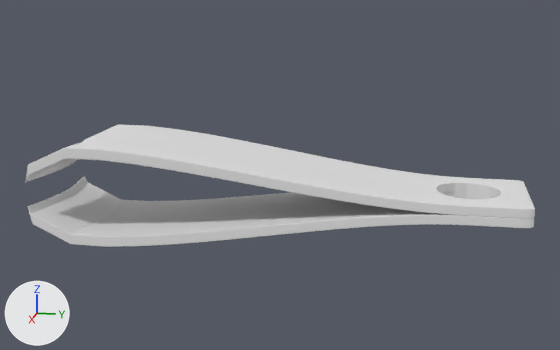
Renders of the Blender file Models/NailCutter.blend from each side of a commit.
One viewpoint serves both versions: a 50 mm camera at (11.43, 2.81, 3.02) aimed at (0.03, 0.53, 0.17). Arrows for +X, +Y and +Z are at lower left; the lights stay in place.
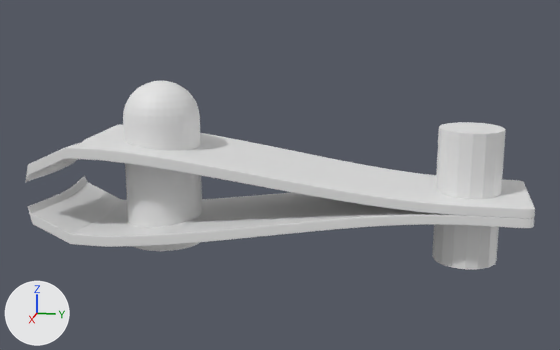
The edits, one by one:
Mesh me_cylinder_001 is new.
It has 866 vertices, 803 faces and spans x -1.0..1.0, y -1.0..1.0, z -1.0..1.57.
Mesh me_sphere is new.
It has 257 vertices, 256 faces and spans x -1.0..1.0, y -1.0..1.0, z 0.0..1.0.
Object 'Cylinder' (ob_cylinder) is now shown.
Object 'Cylinder.001' (ob_cylinder_001) is new; it shows me_cylinder_001.
Its location is (0.0, -1.36, 0.0).
Its scale is (0.598, 0.598, 1.0).
It gains a SUBSURF modifier named 'Subsurf'.
Modifier setting: levels = 2.
Modifier setting: render_levels = 4.
Object 'Sphere' (ob_sphere) is new; it shows me_sphere.
Its location is (0.0, -1.36, 1.0).
Its scale is (0.593, 0.593, 0.57).

Changed parts and their boxes (x1, y1, x2, y2) in the pictures (560 x 350 px):
'Cylinder', shown
    after: (432, 122, 506, 269)
'Cylinder.001', added
    after: (123, 117, 202, 251)
'Sphere', added
    after: (123, 81, 200, 124)
